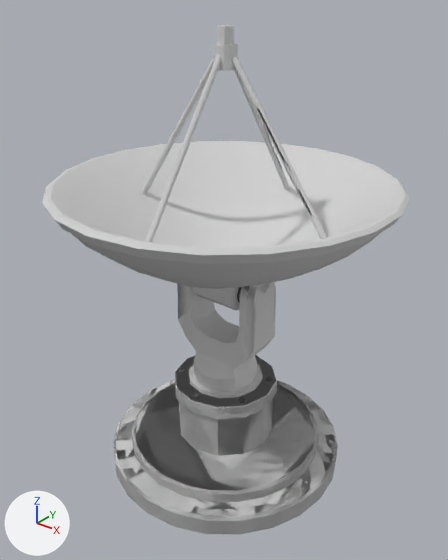
Two versions of the FBX model Assets/Satellite Dish.fbx, one commit apart.
Camera for both pictures: a 50 mm camera at (6.78, -8.52, 15.2) aimed at (0.03, -0.08, 9.97). The lights are fixed; the arrows at lower left show +X, +Y and +Z. The first picture is the older version. Where no turn or scale is listed for an object, it has been applied to the vertices. Vertices at exactly the same position are counted once.

The first picture shows 'Dish', 'Dish Base', 'Dish Mid'.
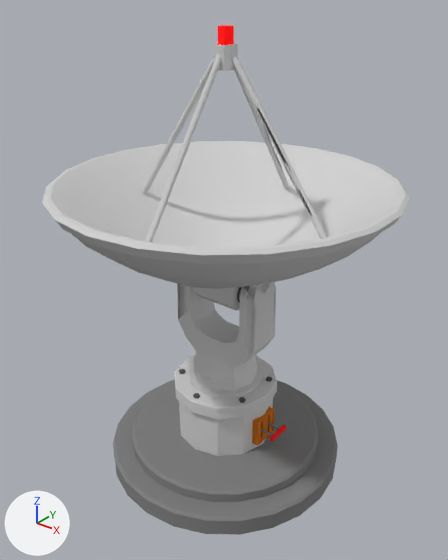
Where the newer file only moved an object's origin or applied its transform, the numbers keep the older frame.

What differs and where, as boxes (x1, y1, x2, y2) in the pictures (448 x 560 px):
'Lever Box', added: after (252, 407, 275, 446)
'Lever', added: after (261, 422, 286, 442)
part 1 of me_cube_020, built on: before (113, 355, 338, 535); after (118, 355, 320, 496)
part 2 of me_cube_020, recoloured: (114, 382, 337, 534) in both
part 3 of me_cylinder_022, recoloured (light grey to red): (218, 25, 234, 45) in both

The change, as a list of edits to the scene's bpy script:
```text
Add mat_neon_red:
    mat_neon_red = principled_material('Neon Red')
    mat_neon_red.base_color = (1.0, 0.0, 0.0)  # red #ff0000
    mat_neon_red.roughness = 1.0
    mat_neon_red.emission_color = (0.408, 0.0, 0.0)  # red #ab0000
    mat_neon_red.emission_strength = 1.0
Add mat_med_gray:
    mat_med_gray = principled_material('Med Gray')
    mat_med_gray.base_color = (0.214, 0.214, 0.214)  # grey #7f7f7f
    mat_med_gray.roughness = 1.0
Add mat_red:
    mat_red = principled_material('Red')
    mat_red.base_color = (1.0, 0.0, 0.0)  # red #ff0000
    mat_red.roughness = 1.0
Add mat_black:
    mat_black = principled_material('Black')
    mat_black.base_color = (0.0, 0.0, 0.0)  # black #000000
    mat_black.roughness = 1.0
Add mat_orange:
    mat_orange = principled_material('Orange')
    mat_orange.base_color = (0.632, 0.164, 0.0)  # orange #d07100
    mat_orange.roughness = 1.0
Change me_cube_020:
    used by ob_dish_base; location = (0.0, 0.0, 6.77)
    remove me_cube_020.from_pydata(...)  # 596 vertices, 548 faces; spans x -2.45..2.45, y -2.45..2.45, z -0.98..1.0
    add me_cube_020.from_pydata(...)  # 384 vertices, 288 faces; spans x -2.45..2.45, y -2.45..2.45, z -0.98..1.0
    me_cube_020 part 1
    212 vertices are removed from x -2.45..2.45, y -2.37..2.37, z -0.98..0.92
    304 faces are deleted
    15 new faces join them, mat_med_gray (grey #7f7f7f)
    29 new faces join them, mat_light_grey (light grey #d0d0d0)
    me_cube_020 part 2: 106 faces spanning x -2.45..2.45, y -2.45..2.45, z -0.98..-0.35 switch from mat_light_grey (light grey #d0d0d0) to mat_med_gray (grey #7f7f7f)
Change me_cylinder_022:
    where me_cylinder_022.from_pydata(...)  # 594 vertices, 557 faces; spans x -3.19..3.19, y -3.22..3.22, z -0.34..4.69
    used by ob_dish; location = (0.0, 0.0, 9.82)
    me_cylinder_022 part 3: all 13 faces centred in x -0.12..0.12, y -0.12..0.12, z 4.55..4.69 switch from mat_light_grey (light grey #d0d0d0) to mat_neon_red (red #ff0000, glowing red #ab0000)
Add me_cube_024:
    me_cube_024.from_pydata(...)  # 48 vertices, 38 faces; spans x 0.059..0.503, y -0.254..0.254, z -0.042..0.042
    # faces by material slot: [12, 26]
    me_cube_024.materials.append(mat_med_gray)  # grey #7f7f7f
    me_cube_024.materials.append(mat_red)  # red #ff0000
Add me_cube_023:
    me_cube_023.from_pydata(...)  # 112 vertices, 103 faces; spans x 0.054..0.289, y -0.289..0.289, z -0.289..0.289
    # faces by material slot: [101, 2]
    me_cube_023.materials.append(mat_orange)  # orange #d07100
    me_cube_023.materials.append(mat_black)  # black #000000
Add ob_lever:
    ob_lever = bpy.data.objects.new('Lever', me_cube_024)
    ob_lever.location = (0.91, 0.0, 6.88)
Add ob_lever_box:
    ob_lever_box = bpy.data.objects.new('Lever Box', me_cube_023)
    ob_lever_box.location = (0.79, 0.0, 6.88)
```
